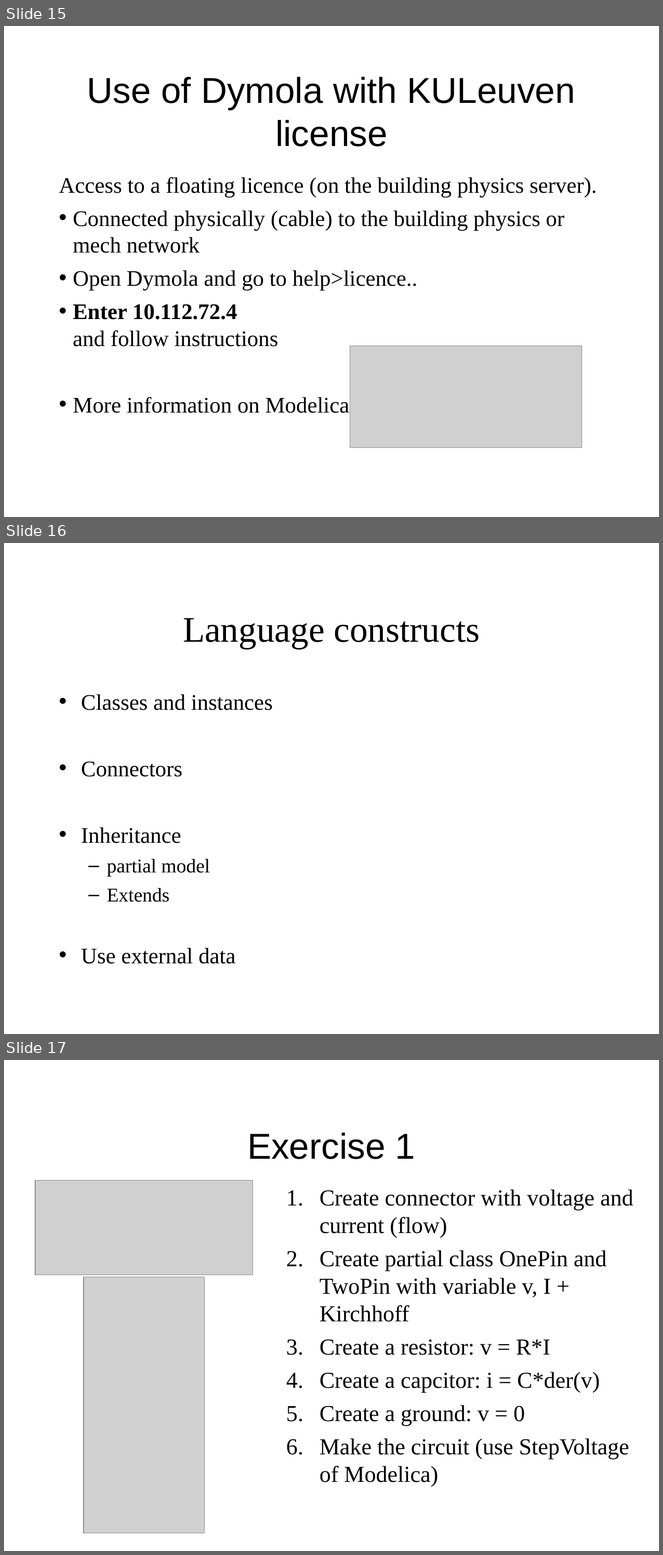
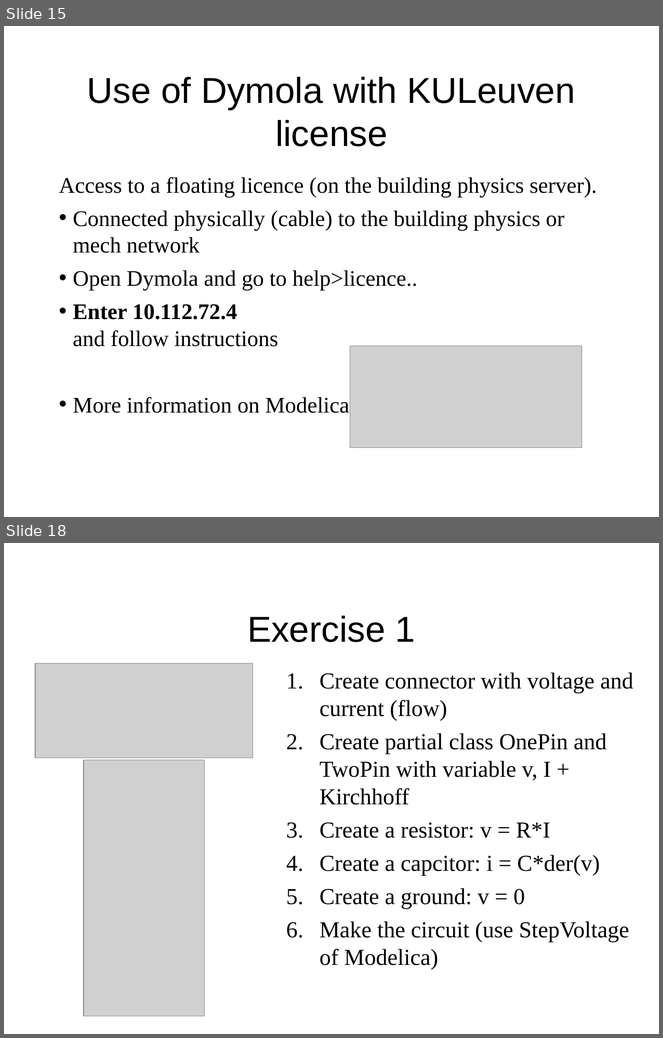
Before and after one commit to open-ideas/__CrashCourse__, a slide deck: Slides/CrashCourse_2014.ppt. Shown one above the other, each under a label of ours: slides 15, 16 and 17 before the commit, slides 15 and 18 after it; the slides between them are not shown. The pictures are 663x1555 and 663x1038 pixels, drawn with LibreOffice and Linux fonts; fonts in the diff are those of the drawing; grey boxes stand for pictures. Boxes give left, top, right and bottom in pixels: in the first picture for what was removed or moved away, otherwise in the second. Text is boxed around its words. In the diff, an @@ line names an element or a change of style, - is before the commit and + after.

```diff
--- a/Slides/CrashCourse_2014.ppt
+++ b/Slides/CrashCourse_2014.ppt
@@ slide 16 removed at bbox=[4, 543, 659, 1034], background #FFFFFF @@
@@ title removed at bbox=[183, 618, 480, 649] @@
-Language constructs
@@ text removed at bbox=[81, 694, 273, 964] @@
-• Classes and instances
-• Connectors
-• Inheritance
-  – partial model
-  – Extends
-• Use external data
@@ what was slide 17 is now slide 18 @@
```
Also in this commit, not shown: 4 slides changed, 2 slides added, 1 other slide removed.
